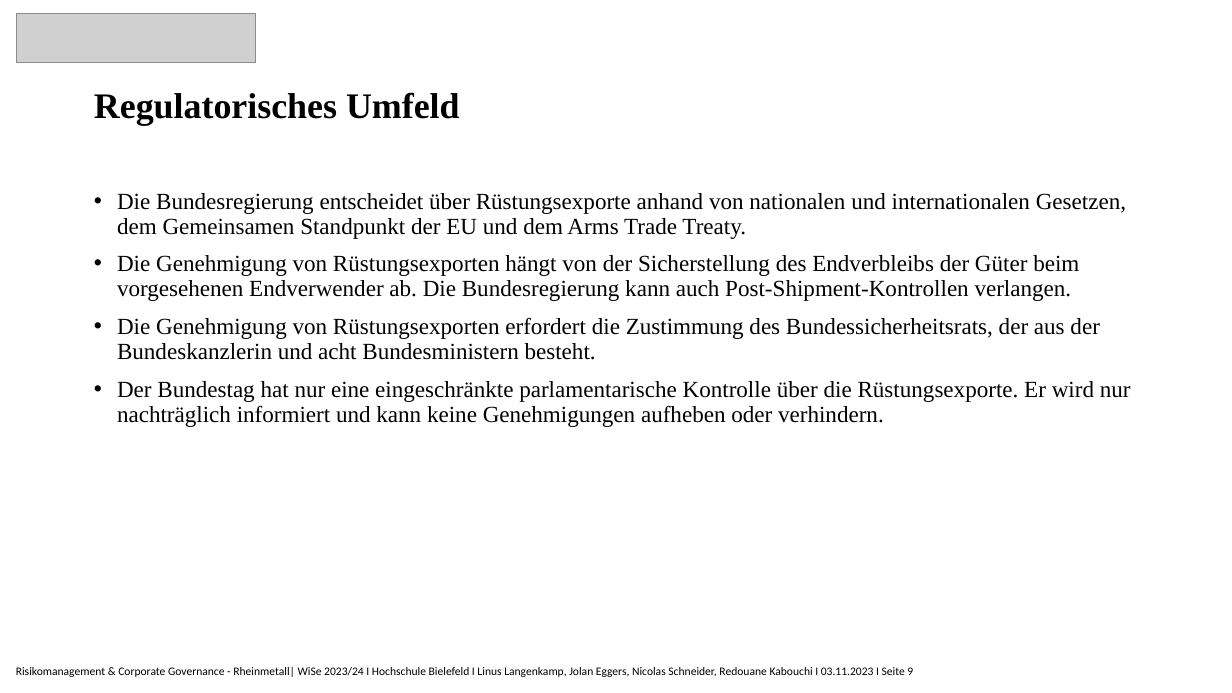
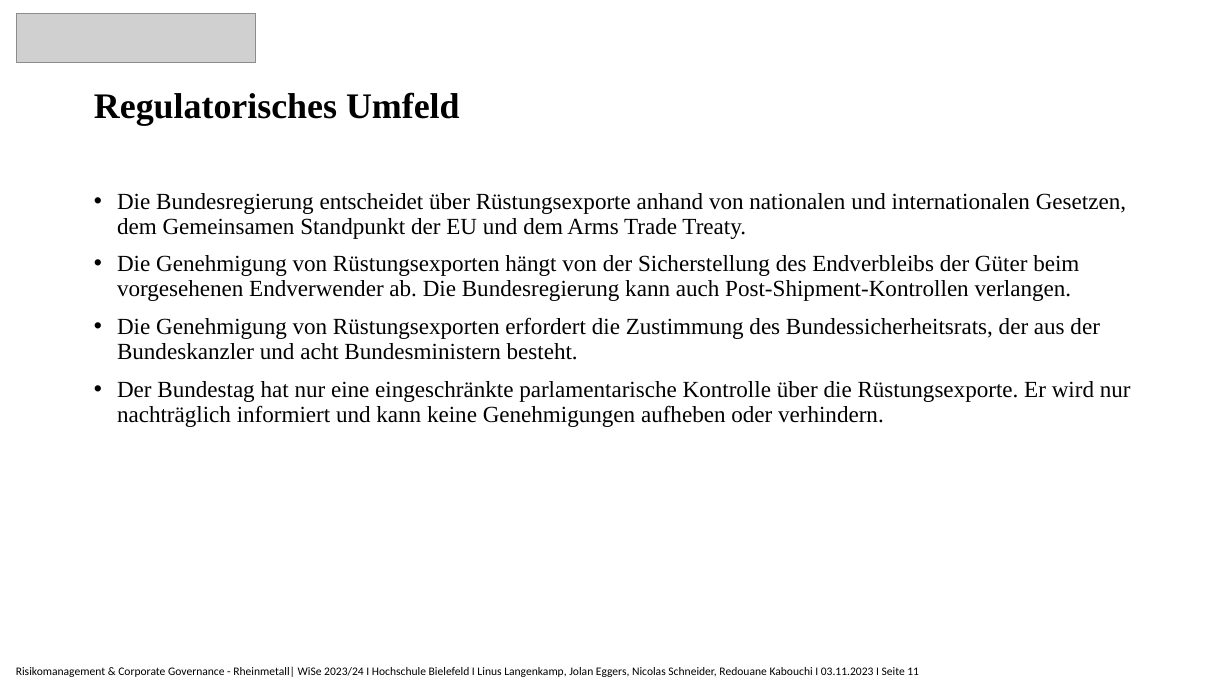
Before and after one commit to Nicolas2912/Risikomanagment_Rheinmetall, a slide deck: slide 11 of Rheinmetall_Präsentation.pptx (slide 9 before the commit). Drawn at 1232x693 pixels with LibreOffice and Linux fonts; fonts in the diff are those of the drawing; grey boxes stand for pictures. Boxes give left, top, right and bottom in pixels: in the first picture for what was removed or moved away, otherwise in the second. Text is boxed around its words. In the diff, an @@ line names an element or a change of style, - is before the commit and + after.

```diff
--- a/Rheinmetall_Präsentation.pptx
+++ b/Rheinmetall_Präsentation.pptx
@@ text at <box>117,317,1099,360</box>: text changed @@
-• Die Genehmigung von Rüstungsexporten erfordert die Zustimmung des Bundessicherheitsrats, der aus der Bundeskanzlerin und acht Bundesministern besteht.
+• Die Genehmigung von Rüstungsexporten erfordert die Zustimmung des Bundessicherheitsrats, der aus der Bundeskanzler und acht Bundesministern besteht.
@@ text at <box>16,666,919,677</box>: text changed @@
-Risikomanagement & Corporate Governance - Rheinmetall| WiSe 2023/24 I Hochschule Bielefeld I Linus Langenkamp, Jolan Eggers, Nicolas Schneider, Redouane Kabouchi I 03.11.2023 I Seite 9
+Risikomanagement & Corporate Governance - Rheinmetall| WiSe 2023/24 I Hochschule Bielefeld I Linus Langenkamp, Jolan Eggers, Nicolas Schneider, Redouane Kabouchi I 03.11.2023 I Seite 11
```
Also in this commit, not shown: 8 other slides changed, 1 slide added.
